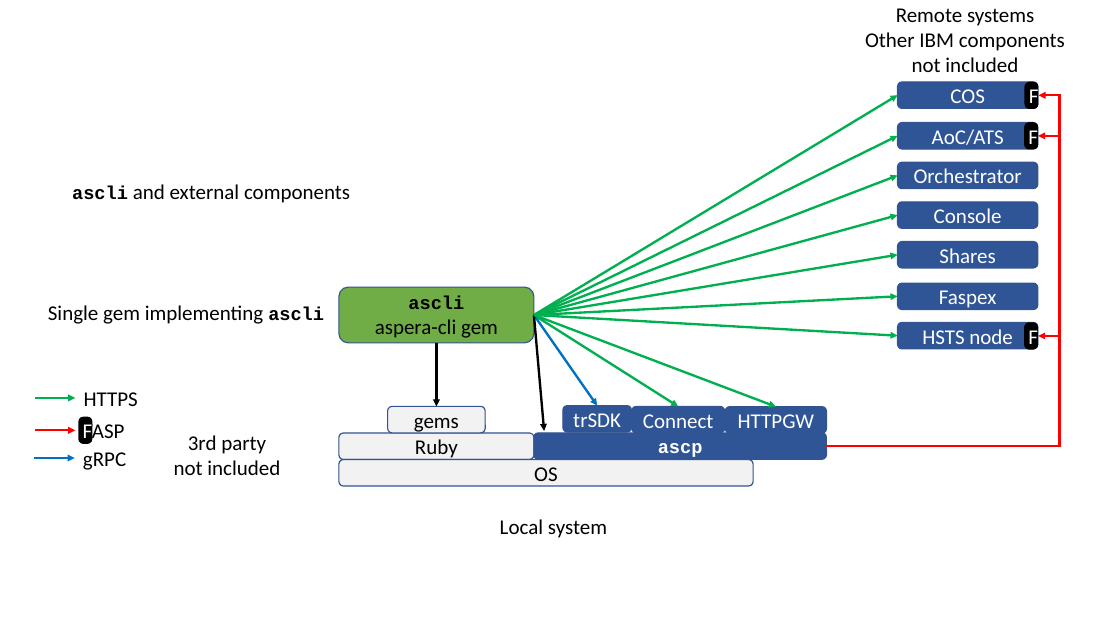
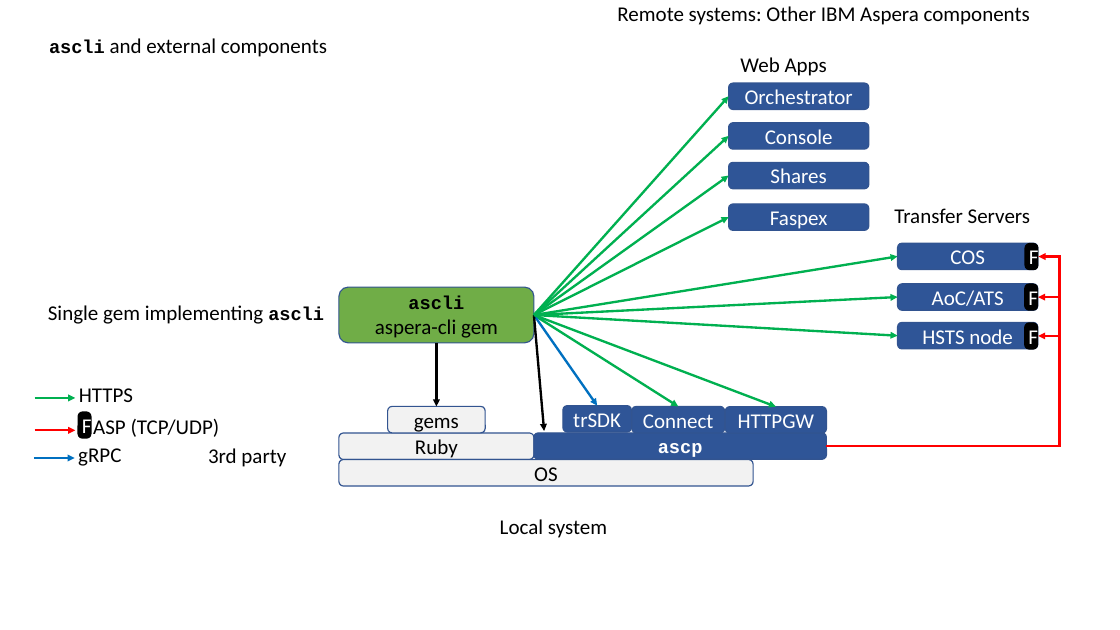
Before and after one commit to IBM/aspera-cli, a slide deck: slide 1 of docs/architecture.pptx. Drawn at 1120x630 pixels with LibreOffice and Linux fonts; fonts in the diff are those of the drawing. Boxes give left, top, right and bottom in pixels: in the first picture for what was removed or moved away, otherwise in the second. Text is boxed around its words. In the diff, an @@ line names an element or a change of style, - is before the commit and + after.

```diff
--- a/docs/architecture.pptx
+++ b/docs/architecture.pptx
@@ text "ascli and external components": place and size @@
-text "ascli and external components" at (72, 184, 350, 203)
+text "ascli and external components" at (49, 38, 327, 57)
@@ text at (617, 6, 1030, 223): text changed @@
-Remote systems
-Other IBM components
-not included
+Remote systems: Other IBM Aspera components
+Web Apps
+Transfer Servers
@@ 4 rounded rectangles: place and size @@
-4 rounded rectangles at (898, 162, 1038, 309)
+4 rounded rectangles at (728, 83, 869, 230)
@@ arrow moved from (534, 315) - (898, 176) to (534, 315) - (728, 97) @@
@@ arrow moved from (534, 315) - (898, 215) to (534, 315) - (728, 136) @@
@@ arrow moved from (534, 315) - (898, 255) to (534, 315) - (728, 176) @@
@@ arrow moved from (534, 315) - (898, 297) to (534, 315) - (728, 218) @@
@@ arrow moved from (534, 315) - (898, 95) to (534, 315) - (898, 256) @@
@@ elbow arrow moved from (827, 446) - (1038, 96) to (827, 446) - (1038, 257) @@
@@ arrow moved from (534, 315) - (898, 136) to (534, 315) - (898, 297) @@
@@ elbow arrow moved from (827, 446) - (1038, 136) to (827, 446) - (1038, 297) @@
@@ 4 rounded rectangles: place and size @@
-4 rounded rectangles at (898, 82, 1039, 150)
+4 rounded rectangles at (898, 243, 1039, 311)
@@ text "HTTPS": place and size @@
-text "HTTPS" at (84, 392, 138, 406)
+text "HTTPS" at (79, 388, 133, 402)
@@ rounded rectangle "F": place and size @@
-rounded rectangle "F" at (78, 417, 92, 444)
+rounded rectangle "F" at (77, 412, 92, 439)
@@ text at (82, 415, 220, 439): text changed @@
-FASP
+F ASP (TCP/UDP)
@@ text "gRPC": place and size @@
-text "gRPC" at (83, 452, 126, 470)
+text "gRPC" at (78, 448, 121, 466)
@@ text "3rd party": place and size @@
-text "3rd party" at (174, 435, 280, 475)
+text "3rd party" at (208, 448, 286, 467)
@@ text at (174, 460, 280, 475): paragraph removed @@
-not included
```
Also in this commit, not shown: 1 other file.
